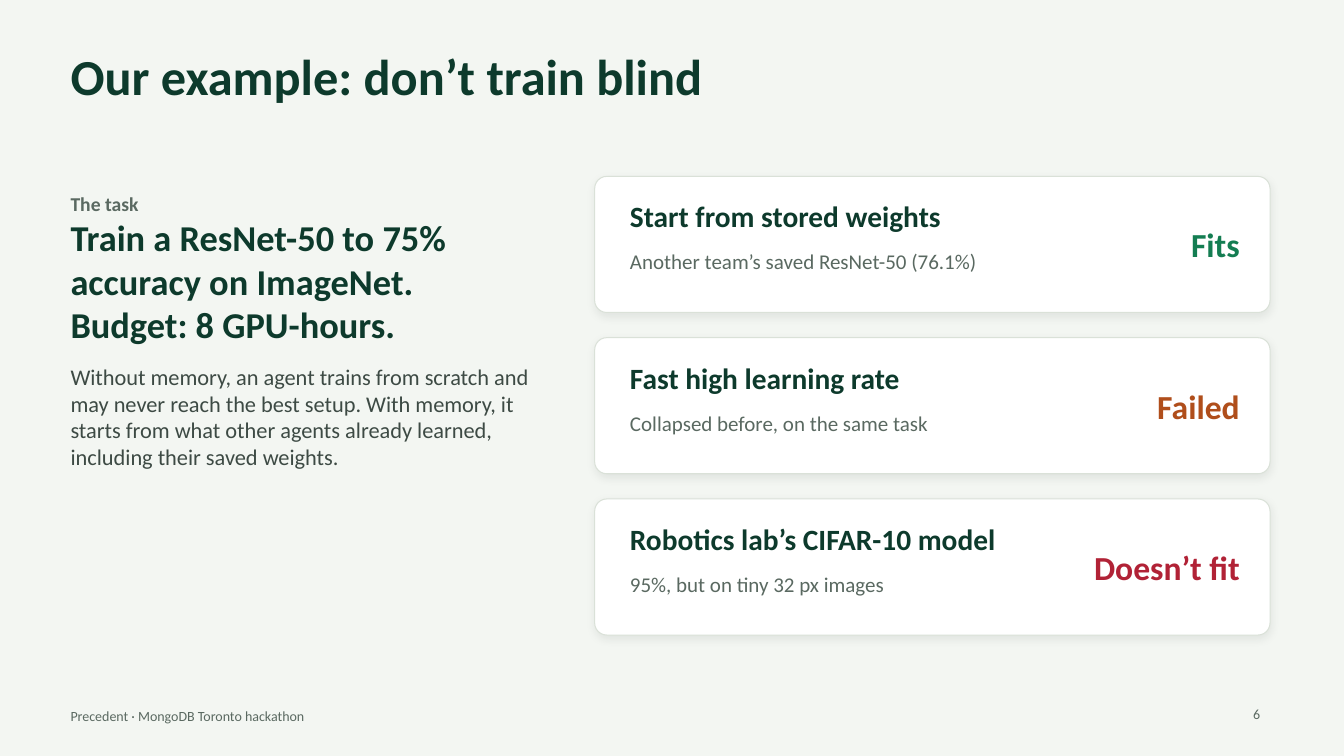
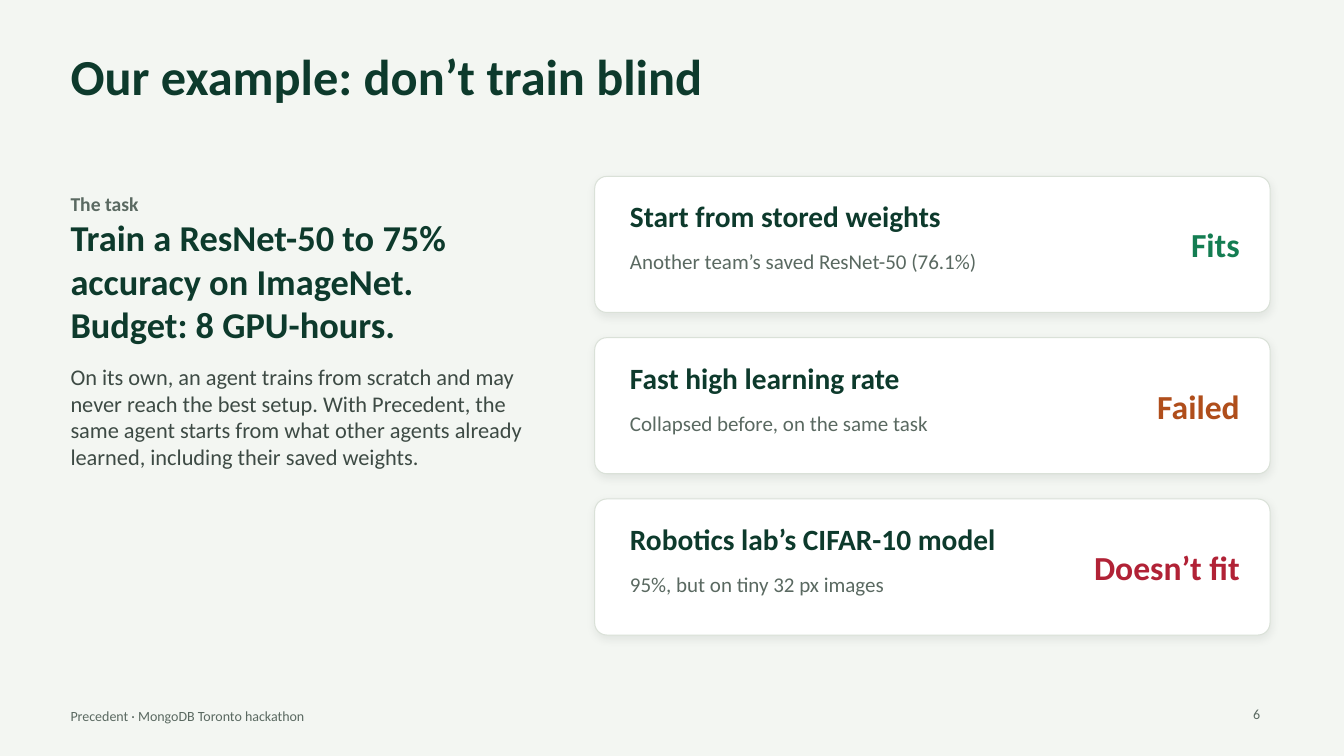
Before and after one commit to SalmaRoshdy-YG/Hackathon-project, a slide deck: slide 6 of docs/deck/precedent-deck.pptx. Drawn at 1344x756 pixels with LibreOffice and Linux fonts; fonts in the diff are those of the drawing. Boxes give left, top, right and bottom in pixels: in the first picture for what was removed or moved away, otherwise in the second. Text is boxed around its words. In the diff, an @@ line names an element or a change of style, - is before the commit and + after.

```diff
--- a/docs/deck/precedent-deck.pptx
+++ b/docs/deck/precedent-deck.pptx
@@ text at [71, 369, 522, 469]: text changed @@
-Without memory, an agent trains from scratch and may never reach the best setup. With memory, it starts from what other agents already learned, including their saved weights.
+On its own, an agent trains from scratch and may never reach the best setup. With Precedent, the same agent starts from what other agents already learned, including their saved weights.
```
Also in this commit, not shown: 1 other slide changed, 6 other files.
